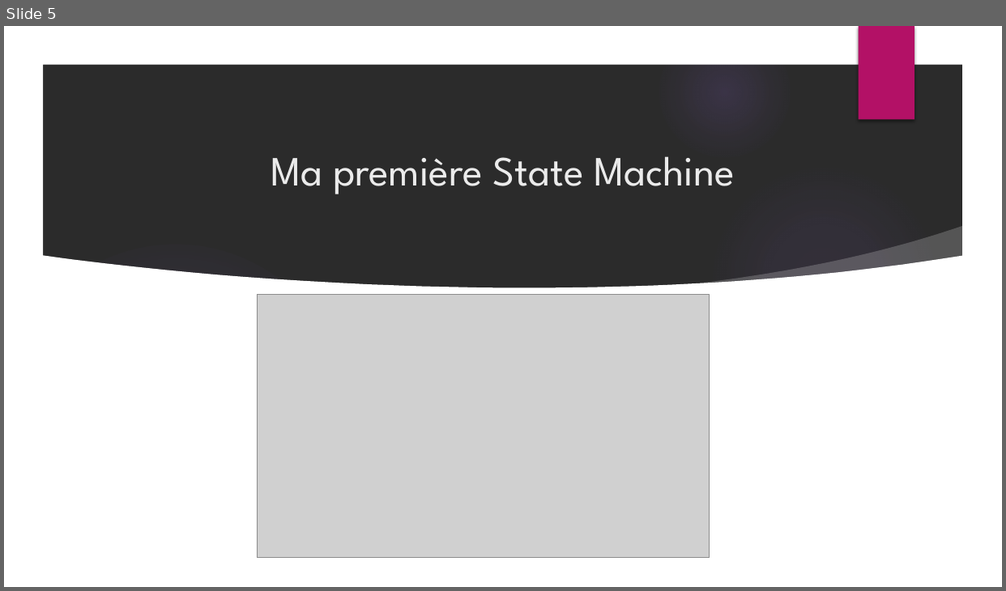
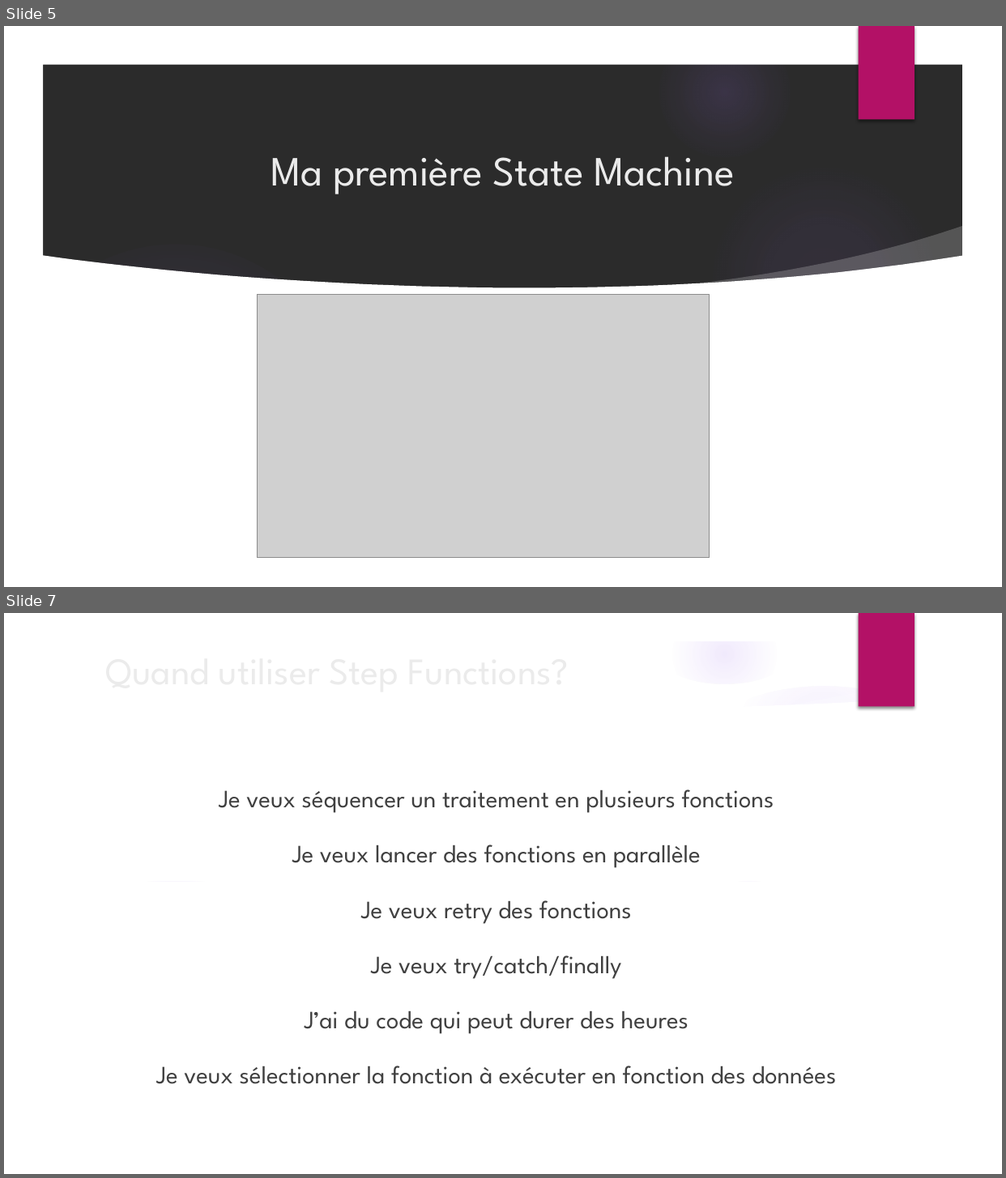
Before and after one commit to jerep6/aws-lambda, a slide deck: xke-stepfunctions.pptx. Shown one above the other, each under a label of ours: slide 5 before the commit, slides 5 and 7 after it; the slides between them are not shown. The pictures are 1006x591 and 1006x1178 pixels, drawn with LibreOffice and Linux fonts; fonts in the diff are those of the drawing; grey boxes stand for pictures; background and template pictures are left out; a plain dark background stands for a picture behind light text. Boxes give left, top, right and bottom in pixels: in the first picture for what was removed or moved away, otherwise in the second. Text is boxed around its words. In the diff, an @@ line names an element or a change of style, - is before the commit and + after.

```diff
--- a/xke-stepfunctions.pptx
+++ b/xke-stepfunctions.pptx
@@ slide 7 added at <box>4,613,1002,1174</box>, background #FFFFFF; not listed: 1 template element that a slide beside it also shows @@
@@ group added at <box>4,624,1002,882</box>: 5 ellipses, 3 freeform shapes @@
@@ title added at <box>98,641,816,699</box>, 36 pt, text #EBEBEB @@
+Quand utiliser Step Functions?
@@ text added at <box>156,790,836,1084</box>, 24 pt, text #404040 @@
+Je veux séquencer un traitement en plusieurs fonctions
+Je veux lancer des fonctions en parallèle
+Je veux retry des fonctions
+Je veux try/catch/finally
+J’ai du code qui peut durer des heures
+Je veux sélectionner la fonction à exécuter en fonction des données
```
Also in this commit, not shown: 2 slides changed, 3 other slides added, 1 slide removed, 12 other files.
